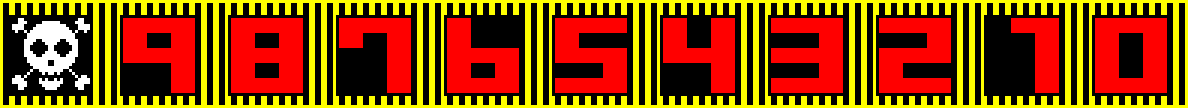
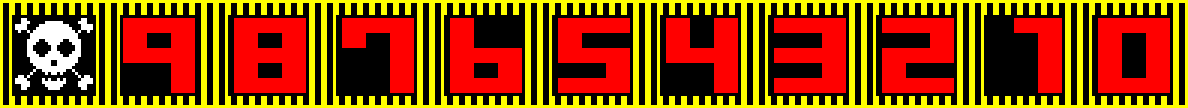
Comparing the layer stacks of the two w=1188, h=108 images. Changes:
added layer "레이어 7" above "레이어 6" over (x1=555, y1=18, x2=630, y2=93)
added layer "레이어 6" above "레이어 5" over (x1=447, y1=18, x2=522, y2=93)
added layer "레이어 5" above "레이어 4" over (x1=339, y1=18, x2=414, y2=93)
added layer "레이어 4" above "레이어 8" over (x1=231, y1=18, x2=306, y2=93)
added layer "레이어 8" above "레이어 9" over (x1=663, y1=18, x2=738, y2=93)
added layer "레이어 9" above "레이어 10" over (x1=771, y1=18, x2=846, y2=93)
added layer "레이어 10" above "레이어 11" over (x1=879, y1=18, x2=954, y2=93)
added layer "레이어 11" above "레이어 12" over (x1=1011, y1=18, x2=1062, y2=93)
added layer "레이어 12" above "레이어 1" over (x1=1095, y1=18, x2=1170, y2=93)
painted on "레이어 1" over (x1=9, y1=15, x2=96, y2=96)
